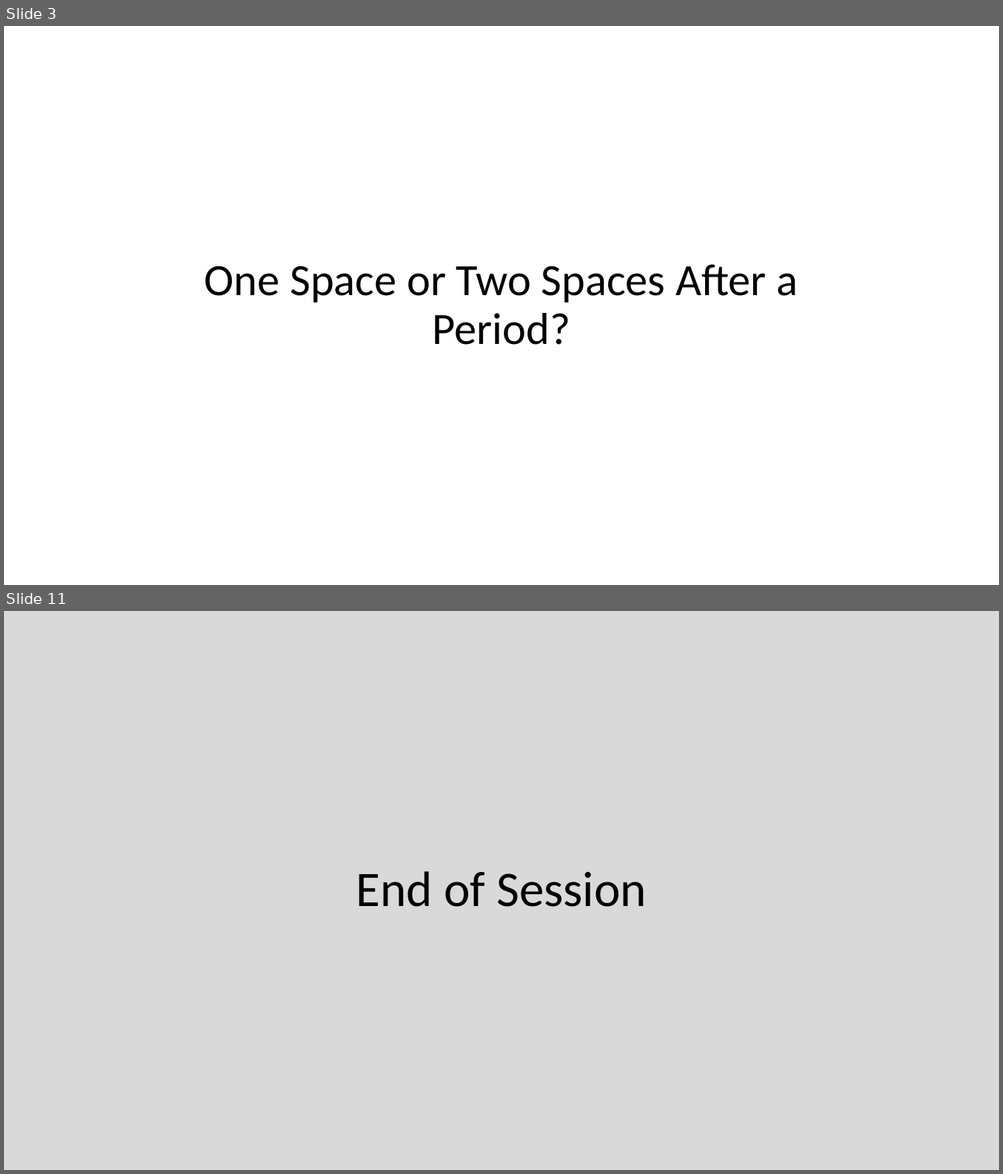
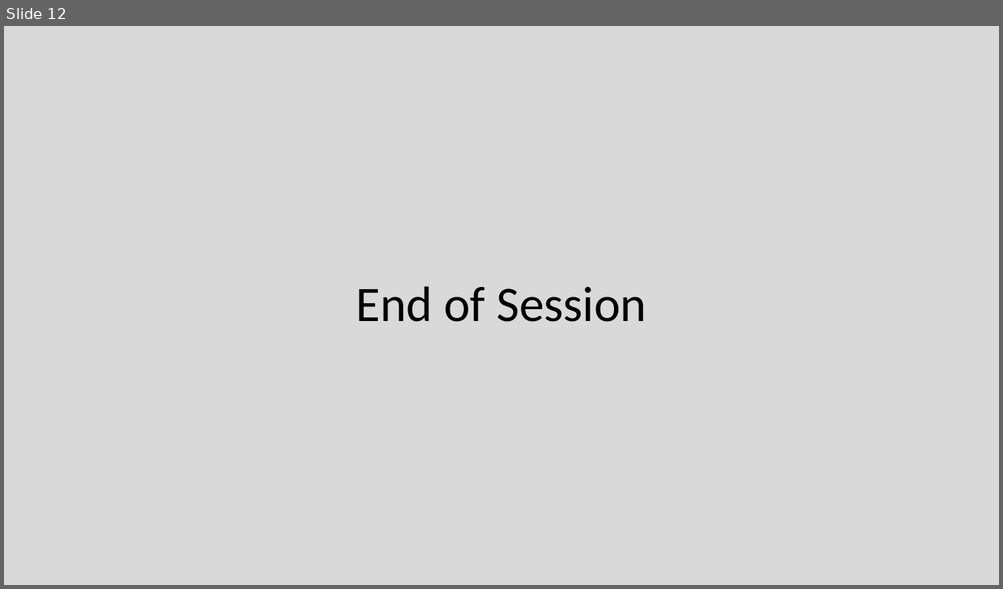
Before and after one commit to EricJPogue/CPSC-24500, a slide deck: lecture-slides/2019-09-06-oop.pptx. Shown one above the other, each under a label of ours: slides 3 and 11 before the commit, slide 12 after it; the slides between them are not shown. The pictures are 1003x1174 and 1003x589 pixels, drawn with LibreOffice and Linux fonts; fonts in the diff are those of the drawing. Boxes give left, top, right and bottom in pixels: in the first picture for what was removed or moved away, otherwise in the second. Text is boxed around its words. In the diff, an @@ line names an element or a change of style, - is before the commit and + after.

```diff
--- a/lecture-slides/2019-09-06-oop.pptx
+++ b/lecture-slides/2019-09-06-oop.pptx
@@ slide 3 removed at (x1=4, y1=26, x2=999, y2=585), background #FFFFFF @@
@@ title removed at (x1=205, y1=264, x2=798, y2=345) @@
-One Space or Two Spaces After a Period?
@@ what was slide 11 is now slide 12 @@
```
Also in this commit, not shown: 4 slides changed, 10 slides added, 5 other slides removed, 3 other files.
